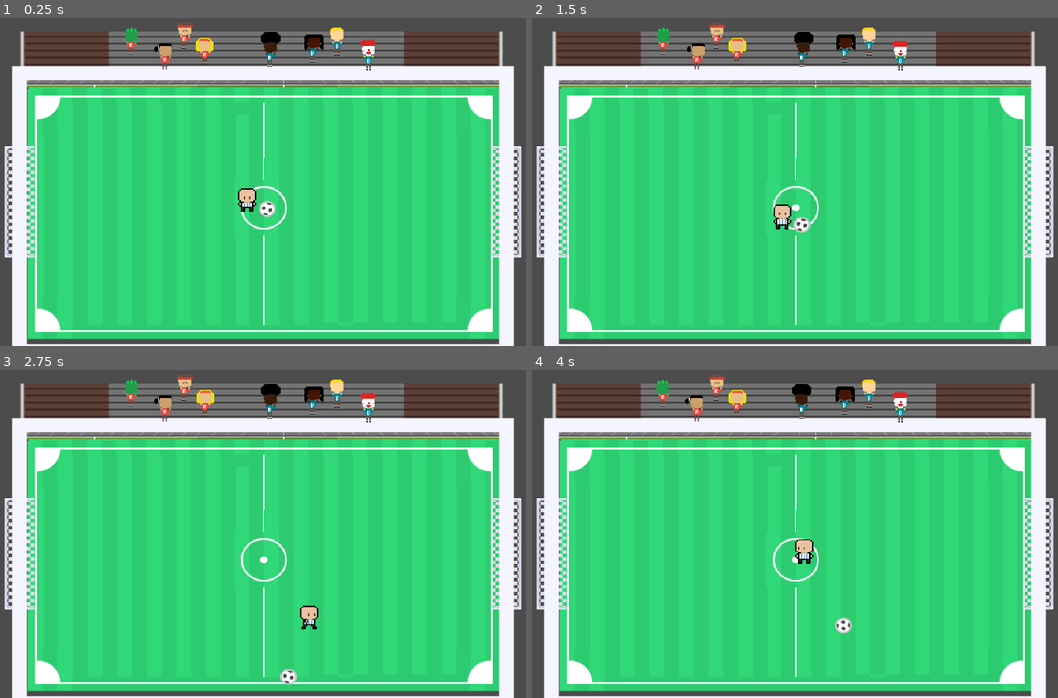
Above: before the commit, frames 1-4 (two rows, left to right).
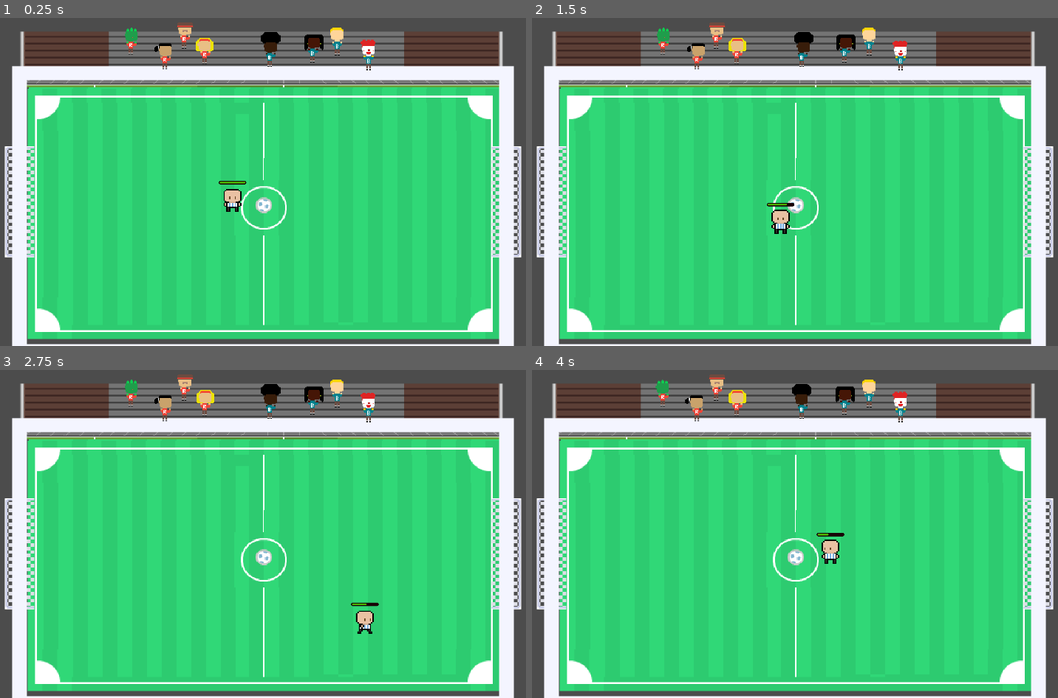
Above: after the commit, the same moments.

Repository: HatakekkSheeshh/Tiny_Football
Game: Godot game, scene res://Scenes/tilemap.tscn
Two runs of this game, one before a commit and one after it. Both use one fixed random seed, a clock stepped at 60 frames per second and the inputs below.
Inputs:
- Up to frame 1 (0.25 s): no input
- Up to frame 2 (1.5 s): hold D (ui_right) 0.53-1.28 s; hold E (ui_key_e, bound only after the commit) 0.53-1.28 s; hold S (ui_down) from 1.28 s (still down); tap E (ui_key_e, bound only after the commit) at 1.35 s
- Up to frame 3 (2.75 s): release S (ui_down) at 2.03 s; hold D (ui_right) from 2.03 s (still down); hold E (ui_key_e, bound only after the commit) from 2.03 s (still down)
- Up to frame 4 (4 s): release D (ui_right) at 2.78 s; release E (ui_key_e, bound only after the commit) at 2.78 s; hold W (ui_up) 2.78-3.53 s; tap E (ui_key_e, bound only after the commit) at 2.85 s; hold A (ui_left) from 3.53 s (still down); hold E (ui_key_e, bound only after the commit) from 3.53 s (still down)

The runs differ from the first frame. In frame 1, 0.6% of the frame differs, in the area x 41-53%, y 49-61%; in frame 2, 0.5%; in frame 3, 0.7%, in the area x 48-73%, y 54-96%; in frame 4, 0.7%.

Commit message:
add stamina bar

Diff:
--- a/kick-&-score/GameObject/Player.tscn
+++ b/kick-&-score/GameObject/Player.tscn
@@ -6,8 +6,8 @@
 [ext_resource type="Texture2D" uid="uid://c8gqhp1t4rdt6" path="res://Assets/Free Football Assets/Footballers/Argentina/front.png" id="3_7tsdg"]
 [ext_resource type="Texture2D" uid="uid://bwm3hprh6wp2k" path="res://Assets/Free Football Assets/Footballers/Argentina/walk.png" id="4_tcgth"]
 
-[sub_resource type="CapsuleShape2D" id="CapsuleShape2D_6iuh6"]
-height = 24.0
+[sub_resource type="RectangleShape2D" id="RectangleShape2D_6iuh6"]
+size = Vector2(14, 5.000001)
 
 [sub_resource type="AtlasTexture" id="AtlasTexture_8trj2"]
 atlas = ExtResource("1_6wbdd")
@@ -144,16 +144,51 @@
 "speed": 5.0
 }]
 
+[sub_resource type="StyleBoxFlat" id="StyleBoxFlat_6iuh6"]
+bg_color = Color(0.09803922, 0, 0.02745098, 1)
+border_color = Color(0, 0.05490196, 0.17254902, 1)
+corner_radius_top_left = 30
+corner_radius_top_right = 30
+corner_radius_bottom_right = 30
+corner_radius_bottom_left = 30
+corner_detail = 10
+expand_margin_left = 1.0
+expand_margin_top = 1.0
+expand_margin_right = 1.0
+expand_margin_bottom = 1.0
+
+[sub_resource type="StyleBoxFlat" id="StyleBoxFlat_7tsdg"]
+bg_color = Color(0.29689035, 0.709096, 0, 1)
+border_color = Color(0.0114988, 0.01903346, 0.018102443, 1)
+corner_radius_top_left = 10
+corner_radius_top_right = 10
+corner_radius_bottom_right = 10
+corner_radius_bottom_left = 10
+
 [node name="player" type="CharacterBody2D"]
 script = ExtResource("1_6iuh6")
 
 [node name="CollisionShape2D" type="CollisionShape2D" parent="."]
-position = Vector2(0, 5)
-shape = SubResource("CapsuleShape2D_6iuh6")
+position = Vector2(2.3841858e-07, 11.500002)
+rotation = 3.1415925
+shape = SubResource("RectangleShape2D_6iuh6")
+one_way_collision = true
 debug_color = Color(0.6554663, 0.4702894, 0.58376086, 0.41960785)
 
 [node name="AnimatedSprite2D" type="AnimatedSprite2D" parent="."]
-scale = Vector2(1.5, 1.5)
+position = Vector2(0, -0.12499952)
+scale = Vector2(1.5, 1.4868422)
 sprite_frames = SubResource("SpriteFrames_lxa44")
 animation = &"walk_side"
 frame_progress = 0.82742
+
+[node name="ProgressBar" type="ProgressBar" parent="."]
+offset_left = -14.0
+offset_top = -21.0
+offset_right = 14.0
+offset_bottom = -19.0
+theme_override_styles/background = SubResource("StyleBoxFlat_6iuh6")
+theme_override_styles/fill = SubResource("StyleBoxFlat_7tsdg")
+step = 1.0
+value = 100.0
+show_percentage = false
--- a/kick-&-score/GameObject/ball.tscn
+++ b/kick-&-score/GameObject/ball.tscn
@@ -1,24 +1,18 @@
-[gd_scene load_steps=4 format=3 uid="uid://de1ii4dpgrhbn"]
+[gd_scene load_steps=4 format=3 uid="uid://cwlu27850s3j5"]
 
-[ext_resource type="Texture2D" uid="uid://c4q7wupnkkpea" path="res://Assets/kenney_sports-pack/PNG/Equipment/ball_soccer2.png" id="1_jv6vo"]
+[ext_resource type="Texture2D" uid="uid://j8lkm8mt7ifl" path="res://Assets/kenney_sports-pack/PNG/Equipment/ball_soccer1.png" id="1_e50c6"]
 
-[sub_resource type="PhysicsMaterial" id="PhysicsMaterial_jv6vo"]
-friction = 0.2
-bounce = 0.8
+[sub_resource type="PhysicsMaterial" id="PhysicsMaterial_e50c6"]
 
-[sub_resource type="CircleShape2D" id="CircleShape2D_6q6ci"]
-radius = 10.666667
+[sub_resource type="CircleShape2D" id="CircleShape2D_j5uem"]
 
-[node name="Ball" type="Node2D"]
-scale = Vector2(0.75, 0.75)
-
-[node name="RigidBody2D" type="RigidBody2D" parent="."]
+[node name="Ball" type="RigidBody2D"]
 mass = 0.001
-physics_material_override = SubResource("PhysicsMaterial_jv6vo")
+physics_material_override = SubResource("PhysicsMaterial_e50c6")
 gravity_scale = 0.0
 
-[node name="Sprite2D" type="Sprite2D" parent="RigidBody2D"]
-texture = ExtResource("1_jv6vo")
+[node name="Sprite2D" type="Sprite2D" parent="."]
+texture = ExtResource("1_e50c6")
 
-[node name="CollisionShape2D" type="CollisionShape2D" parent="RigidBody2D"]
-shape = SubResource("CircleShape2D_6q6ci")
+[node name="CollisionShape2D" type="CollisionShape2D" parent="."]
+shape = SubResource("CircleShape2D_j5uem")
--- /dev/null
+++ b/kick-&-score/GameObject/ball1.tscn
@@ -0,0 +1,26 @@
+[gd_scene load_steps=5 format=3 uid="uid://de1ii4dpgrhbn"]
+
+[ext_resource type="Script" uid="uid://4nrgq381u46m" path="res://Scripts/ball.gd" id="1_6q6ci"]
+[ext_resource type="Texture2D" uid="uid://c4q7wupnkkpea" path="res://Assets/kenney_sports-pack/PNG/Equipment/ball_soccer2.png" id="1_jv6vo"]
+
+[sub_resource type="PhysicsMaterial" id="PhysicsMaterial_jv6vo"]
+friction = 0.2
+bounce = 0.8
+
+[sub_resource type="CircleShape2D" id="CircleShape2D_6q6ci"]
+radius = 9.333334
+
+[node name="Ball" type="Node2D"]
+scale = Vector2(0.75, 0.75)
+script = ExtResource("1_6q6ci")
+
+[node name="RigidBody2D" type="RigidBody2D" parent="."]
+mass = 0.001
+physics_material_override = SubResource("PhysicsMaterial_jv6vo")
+gravity_scale = 0.0
+
+[node name="Sprite2D" type="Sprite2D" parent="RigidBody2D"]
+texture = ExtResource("1_jv6vo")
+
+[node name="CollisionShape2D" type="CollisionShape2D" parent="RigidBody2D"]
+shape = SubResource("CircleShape2D_6q6ci")
--- a/kick-&-score/GameObject/obstacles.tscn
+++ b/kick-&-score/GameObject/obstacles.tscn
@@ -97,9 +97,8 @@
 "speed": 15.0
 }]
 
-[sub_resource type="CapsuleShape2D" id="CapsuleShape2D_ndyk5"]
-radius = 6.0
-height = 18.0
+[sub_resource type="RectangleShape2D" id="RectangleShape2D_beihw"]
+size = Vector2(9, 4)
 
 [node name="Obstacles" type="Node2D"]
 scale = Vector2(2, 2)
@@ -113,5 +112,6 @@
 script = ExtResource("3_beihw")
 
 [node name="CollisionShape2D" type="CollisionShape2D" parent="CharacterBody2D"]
-shape = SubResource("CapsuleShape2D_ndyk5")
+position = Vector2(0, 8)
+shape = SubResource("RectangleShape2D_beihw")
 disabled = true
--- a/kick-&-score/Scenes/tilemap.tscn
+++ b/kick-&-score/Scenes/tilemap.tscn
@@ -19,7 +19,8 @@
 [ext_resource type="Texture2D" uid="uid://dbouas1nmh2ot" path="res://Assets/Soccorpia Asset Pack/Soccorpia Asset Pack/Audience Sheets/Soccer Audience Cheering (10) Sheet.png" id="14_l3bdc"]
 [ext_resource type="AudioStream" uid="uid://4fmemvejiqy0" path="res://Assets/audio/Ludum Dare 30 04.ogg" id="17_65wvw"]
 [ext_resource type="Script" uid="uid://bxy1j6n32528h" path="res://Scripts/audio_stream_player.gd" id="18_l3bdc"]
-[ext_resource type="PackedScene" uid="uid://de1ii4dpgrhbn" path="res://GameObject/ball.tscn" id="20_qqp52"]
+[ext_resource type="PackedScene" uid="uid://cwlu27850s3j5" path="res://GameObject/Ball.tscn" id="19_qqp52"]
+[ext_resource type="Script" uid="uid://blsje3ytf5037" path="res://Scripts/ball.gd" id="20_f8k6d"]
 
 [sub_resource type="PhysicsMaterial" id="PhysicsMaterial_qqp52"]
 
@@ -18020,8 +18021,9 @@
 anchor_mode = 0
 zoom = Vector2(0.45, 0.425)
 
-[node name="Ball" parent="." instance=ExtResource("20_qqp52")]
-position = Vector2(641, 415)
+[node name="Ball" parent="." instance=ExtResource("19_qqp52")]
+position = Vector2(639, 411)
+script = ExtResource("20_f8k6d")
 
 [node name="player" parent="." instance=ExtResource("8_qqp52")]
-position = Vector2(623, 405)
+position = Vector2(605, 405)
--- /dev/null
+++ b/kick-&-score/Scripts/ball.gd
@@ -0,0 +1,31 @@
+extends RigidBody2D
+
+"""
+func push_ball() -> void:
+	if ball and velocity.length() > 0.01:
+		var v_unit = velocity.normalized()
+		var v_magnitude = velocity.length()
+		var v_target = min(v_magnitude * GAIN, MAX_BALL_SPEED)
+		var v_along = ball.linear_velocity.dot(v_unit)
+		var dv = v_target - v_along
+		if dv > 0.0:
+			var j = ball.mass * dv
+			ball.apply_central_impulse(v_unit * j)
+
+func check_collision() -> void:
+	pushing_ball = false
+	ball = null
+
+	if velocity.length() <= 0.01:
+		return
+
+	for i in range(get_slide_collision_count()):
+		var collision = get_slide_collision(i)
+		if collision == null:
+			continue
+		var collider = collision.get_collider()
+		if collider is RigidBody2D:
+			ball = collider
+			pushing_ball = true
+			push_ball()
+"""
--- a/kick-&-score/Scripts/player.gd
+++ b/kick-&-score/Scripts/player.gd
@@ -1,105 +1,117 @@
 extends CharacterBody2D
 
-# Const variables
+""" Const variables """
+# Speed
 const SPEED = 100.0
-const GAIN := 1.0            # rate: ball ≈ GAIN * player_velocity
-const MAX_BALL_SPEED := 1000 # max velocity for the ball (px/s)
+const GAIN := 1.0            			# rate: ball ≈ GAIN * player_velocity
+const MAX_BALL_SPEED := 500  			# max velocity for the ball (px/s)
+const SPRINT_MULT := 1.8
+# Stamina
+const MAX_STAMINA := 100.0
+const STAMINA_DRAIN := 30.0            	# decrease/th.s when sprinting
+const STAMINA_RECOVER_MOVE := 5.0     	# recover/th.s when walking
+const STAMINA_RECOVER_IDLE := 25.0     	# recover/th.s when idling
+const STAMINA_MIN_TO_SPRINT := 10.0
+
+
+var stamina: float = 0.0
+@onready var bar: ProgressBar = $ProgressBar
 
 var current_dir = "none"
 var pushing_ball = false
 var ball: RigidBody2D = null
 
+# State
+var movement = false
+var sprint = true
 
 func _ready() -> void:
+	print("Initialize Player object")
+
+	# Initialize stamina
+	stamina = MAX_STAMINA
+	bar.min_value = 0
+	bar.max_value = MAX_STAMINA
+	bar.value = stamina
+
 	$AnimatedSprite2D.play("idle")
 
 func _physics_process(delta: float) -> void:
 	player_movement(delta)
-	check_collision()
 
 func player_movement(delta: float) -> void:
+	var accelerate := SPEED
+	if Input.is_action_pressed("ui_key_e") and stamina >= STAMINA_MIN_TO_SPRINT:
+		sprint = true
+		accelerate *= SPRINT_MULT
+	else:
+		sprint = false
+
 	if Input.is_action_pressed("ui_right"):
 		current_dir = "right"
-		play_anim(1)
-		velocity.x = SPEED
+		movement = true
+		velocity.x = accelerate
 		velocity.y = 0
 	elif Input.is_action_pressed("ui_left"):
 		current_dir = "left"
-		play_anim(1)
-		velocity.x = -SPEED
+		movement = true
+		velocity.x = -accelerate
 		velocity.y = 0
 	elif Input.is_action_pressed("ui_down"):
 		current_dir = "down"
-		play_anim(1)
+		movement = true
 		velocity.x = 0
-		velocity.y = SPEED
+		velocity.y = accelerate
 	elif Input.is_action_pressed("ui_up"):
 		current_dir = "up"
-		play_anim(1)
+		movement = true
 		velocity.x = 0
-		velocity.y = -SPEED
+		velocity.y = -accelerate
 	else:
-		play_anim(0)
+		movement = false
 		velocity = Vector2.ZERO
 
 	move_and_slide()
+	stamina_bar(delta)
+	play_anim()
 
-func play_anim(movement: int) -> void:
+func play_anim() -> void:
 	var dir = current_dir
 	var anim = $AnimatedSprite2D
 
 	if dir == "right":
 		anim.flip_h = false
-		if movement == 1:
+		if movement:
 			anim.play("walk_side")
-		elif movement == 0:
+		elif not movement:
 			anim.play("idle")
 
 	if dir == "left":
 		anim.flip_h = true
-		if movement == 1:
+		if movement:
 			anim.play("walk_side")
-		elif movement == 0:
+		elif not movement:
 			anim.play("idle")
 
 	if dir == "up":
 		anim.flip_h = false
-		if movement == 1:
+		if movement:
 			anim.play("walk_back")
-		elif movement == 0:
+		elif not movement:
 			anim.play("idle")
 
 	if dir == "down":
 		anim.flip_h = false
-		if movement == 1:
+		if movement:
 			anim.play("walk_front")
-		elif movement == 0:
+		elif not movement:
 			anim.play("idle")
 
-func push_ball() -> void:
-	if ball and velocity.length() > 0.01:
-		var v_unit = velocity.normalized()
-		var v_magnitude = velocity.length()
-		var v_target = min(v_magnitude * GAIN, MAX_BALL_SPEED)
-		var v_along = ball.linear_velocity.dot(v_unit)
-		var dv = v_target - v_along
-		if dv > 0.0:
-			var j = ball.mass * dv
-			ball.apply_central_impulse(v_unit * j)
+func stamina_bar(delta: float) -> void:
+	if sprint:
+		stamina -= STAMINA_DRAIN * delta
+	else:
+		stamina += (STAMINA_RECOVER_MOVE if movement else STAMINA_RECOVER_IDLE) * delta
 
-func check_collision() -> void:
-	pushing_ball = false
-	ball = null
-
-	if velocity.length() <= 0.01:
-		return
-
-	for i in range(get_slide_collision_count()):
-		var collision = get_slide_collision(i)
-		if collision == null:
-			continue
-		var collider = collision.get_collider()
-		if collider is RigidBody2D:
-			ball = collider
-			pushing_ball = true
-			push_ball()
+	stamina = clamp(stamina, 0.0, MAX_STAMINA)  # chỉ cần 1 lần
+	bar.value = stamina
--- a/kick-&-score/project.godot
+++ b/kick-&-score/project.godot
@@ -49,6 +49,11 @@
 , Object(InputEventJoypadMotion,"resource_local_to_scene":false,"resource_name":"","device":0,"axis":1,"axis_value":1.0,"script":null)
 ]
 }
+ui_key_e={
+"deadzone": 0.2,
+"events": [Object(InputEventKey,"resource_local_to_scene":false,"resource_name":"","device":-1,"window_id":0,"alt_pressed":false,"shift_pressed":false,"ctrl_pressed":false,"meta_pressed":false,"pressed":false,"keycode":0,"physical_keycode":69,"key_label":0,"unicode":101,"location":0,"echo":false,"script":null)
+]
+}
 
 [rendering]
 
Not shown: 1 places in kick-&-score/GameObject/Player.tscn that only renumber resources
Not shown: 1 places in kick-&-score/Scenes/tilemap.tscn that only renumber resources
Not shown, added: kick-&-score/Scripts/ball.gd.uid
